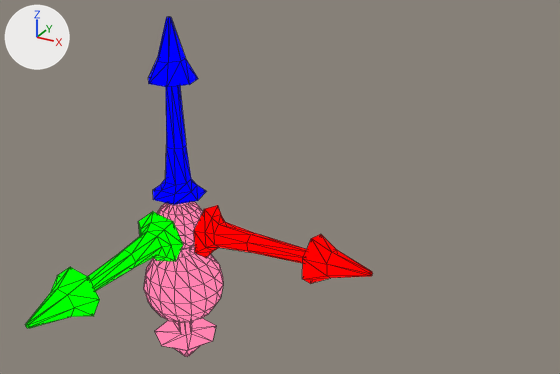
Renders of the glTF model lib/gizmo/gizmo_arrow/arrow_meshes.glb from each side of a commit.
One viewpoint serves both versions: a camera (50 mm lens) standing at (2.1, -2.79, 1.71) and looking at (0.71, -0.27, 0.45). The lights are fixed; the arrows at upper left show +X, +Y and +Z. Mesh edges are drawn as thin lines. Objects named as collision shapes, trigger or cutter boxes, shadow casters or lower levels of detail are left out. Where no turn or scale is listed for an object, it has been applied to the vertices. Vertices at the same position are counted once.

The scene before the commit, as lines of its bpy script (objects in view):
```python
me_arrow_scale = bpy.data.meshes.new('arrow_scale')
me_arrow_scale.from_pydata(...)  # 263 vertices, 514 faces; spans x -0.205..0.205, y -0.205..0.205, z -0.776..0.129
me_arrow_scale.materials.append(mat_mat_neutral)  # black #000000
me_arrow_translate = bpy.data.meshes.new('arrow_translate')
me_arrow_translate.from_pydata(...)  # 56 vertices, 108 faces; spans x 0.168..1.02, y -0.123..0.137, z -0.133..0.133
me_arrow_translate.materials.append(mat_mat_arrow)  # black #000000
me_cylinder_002 = bpy.data.meshes.new('Cylinder.002')
me_cylinder_002.from_pydata(...)  # 56 vertices, 108 faces; spans x -0.133..0.133, y -0.123..0.137, z 0.168..1.02
me_cylinder_002.materials.append(mat_mat_blue)  # black #000000
me_cylinder_003 = bpy.data.meshes.new('Cylinder.003')
me_cylinder_003.from_pydata(...)  # 56 vertices, 108 faces; spans x -0.123..0.137, y -1.02..-0.168, z -0.133..0.133
me_cylinder_003.materials.append(mat_mat_green)  # black #000000
ob_arrowblue_noimp = bpy.data.objects.new('ArrowBlue-noimp', me_cylinder_002)
ob_arrowblue_noimp.location = (0.0, 0.0, 0.0)
ob_arrowgreen_noimp = bpy.data.objects.new('ArrowGreen-noimp', me_cylinder_003)
ob_arrowgreen_noimp.location = (0.0, 0.0, 0.0)
ob_arrowscale = bpy.data.objects.new('ArrowScale', me_arrow_scale)
ob_arrowscale.location = (0.0, 0.0, 0.0)
ob_arrowtranslate = bpy.data.objects.new('ArrowTranslate', me_arrow_translate)
ob_arrowtranslate.location = (0.0, 0.0, 0.0)
```
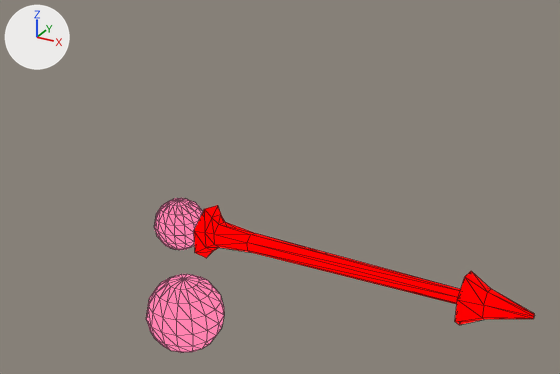
What differs and where, as boxes (x1, y1, x2, y2) in the pictures (560 x 374 px; the box of a moved part takes in the faces that stretch with it):
'ArrowTranslate', reshaped (90% wider, 51% taller): before (194, 205, 373, 284); after (194, 205, 535, 325)
'ArrowScale', reshaped: before (144, 202, 223, 357); after (146, 198, 224, 352)
'ArrowGreen-noimp', deleted: before (25, 212, 183, 328)
'ArrowBlue-noimp', deleted: before (148, 17, 206, 205)
part 1 of me_arrow_translate, moved or reshaped: before (248, 233, 373, 284); after (248, 233, 535, 325)
part 2 of me_arrow_scale, deleted (pink): before (155, 248, 216, 357)
part 3 of me_arrow_scale, moved or reshaped: before (144, 246, 223, 322); after (146, 274, 224, 352)

What the commit changed:
me_arrow_translate has 56 vertices, 108 faces and spans x 0.168..1.02, y -0.123..0.137, z -0.133..0.133.
me_arrow_translate is used by ob_arrowtranslate; location (0.0, 0.0, 0.0).
me_arrow_translate part 1: all 28 vertices in x 0.73..1.02, y -0.107..0.119, z -0.116..0.116 are moved by (0.696, 0.0, 0.0).
me_arrow_scale is used by ob_arrowscale; location (0.0, 0.0, 0.0).
me_arrow_scale had 263 vertices, 514 faces and spanned x -0.205..0.205, y -0.205..0.205, z -0.776..0.129.
me_arrow_scale now has 228 vertices, 448 faces and spans x -0.205..0.205, y -0.205..0.205, z -0.722..0.129.
me_arrow_scale part 2: the loose piece of 35 vertices spanning x -0.151..0.167, y -0.169..0.157, z -0.776..-0.064 is deleted.
Part 3, on me_arrow_scale:
81 vertices in x -0.205..0.205, y -0.205..0.205, z -0.524..-0.13 move by (0.0, 0.0, -0.183).
33 vertices in x -0.145..0.145, y -0.145..0.145, z -0.54..-0.146 move by (0.0, 0.0, -0.182).
Object 'ArrowBlue-noimp' (ob_arrowblue_noimp) is deleted.
Object 'ArrowGreen-noimp' (ob_arrowgreen_noimp) is deleted.
